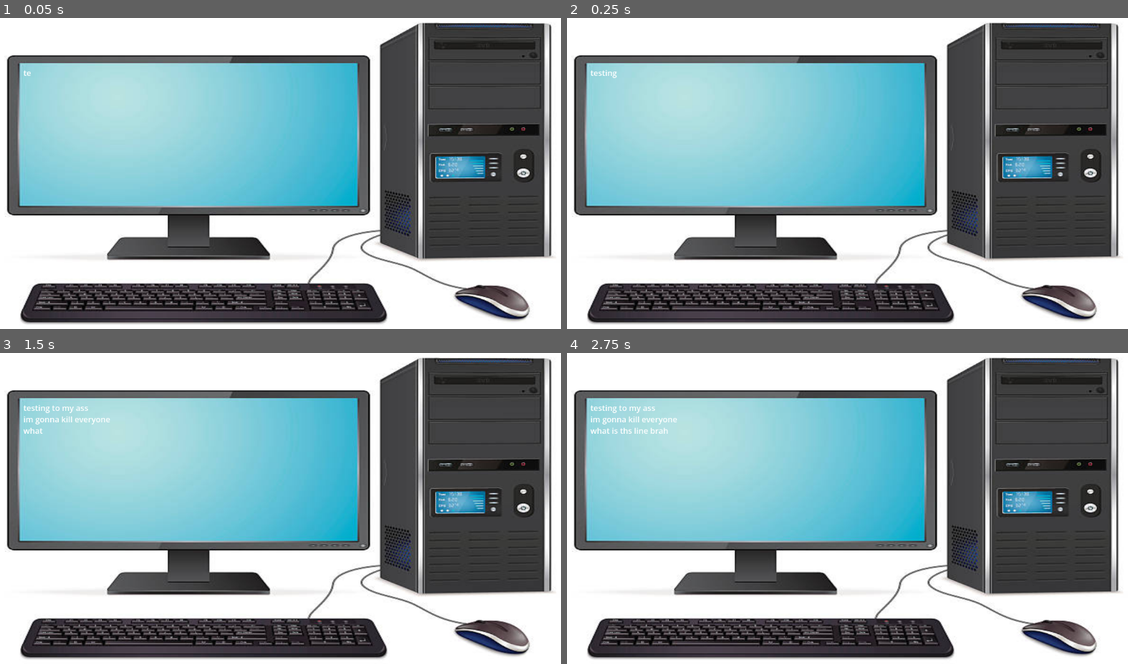
Above: before the commit, frames 1-4 (two rows, left to right).
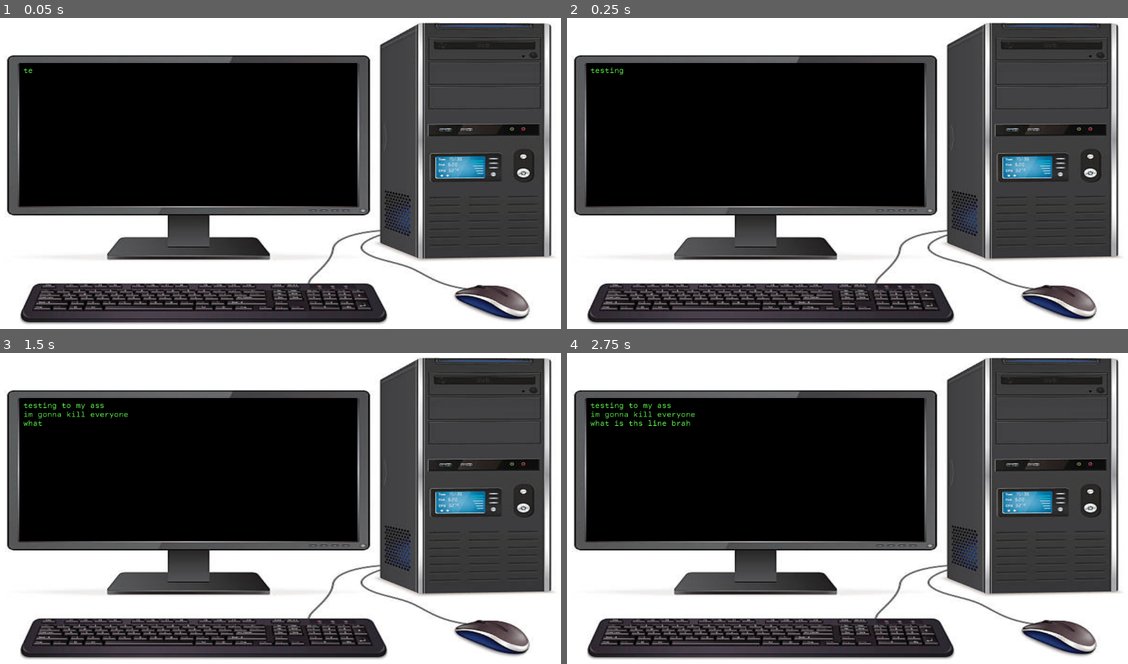
Above: after the commit, the same moments.

Repository: IgniFyris/Surveilled
Game: Godot game, scene res://Scenes/StartingMenu.tscn
Same seed, same stepped clock (60 frames per second), same inputs: the game is played once before the commit and once after it. The project has no main scene, so this scene is started directly.
Inputs:
- Up to frame 1 (0.05 s): no input
- Up to frame 2 (0.25 s): no input
- Up to frame 3 (1.5 s): tap Enter at 1.25 s
- Up to frame 4 (2.75 s): tap Space at 2 s

The runs differ from the first frame. In frame 1, 28% of the frame differs, in the area x 3-64%, y 14-61%; in frame 2, 28%; in frame 3, 28%; in frame 4, 28%.

Commit message:
feat: add theme changes to computer bg color and font

Diff:
--- a/Scenes/StartingMenu.tscn
+++ b/Scenes/StartingMenu.tscn
@@ -2,6 +2,8 @@
 
 [ext_resource type="Texture2D" uid="uid://c7h53wjsge2ll" path="res://Assets/StartingMenuBG.jpg" id="1_pxkw3"]
 [ext_resource type="Script" uid="uid://ewhff2mhtvdo" path="res://Scripts/starting_menu.gd" id="1_rgq4t"]
+[ext_resource type="FontFile" uid="uid://ptm1ayrjl0g4" path="res://Assets/Fonts/Courier Prime Code.ttf" id="3_bhq4f"]
+[ext_resource type="FontFile" uid="uid://dbvj2nfatqdix" path="res://Assets/Fonts/Courier Prime Code Italic.ttf" id="4_oduuu"]
 
 [node name="StartingMenu" type="Node2D" unique_id=1681848724]
 script = ExtResource("1_rgq4t")
@@ -12,11 +14,30 @@
 texture = ExtResource("1_pxkw3")
 
 [node name="CompScreen" type="RichTextLabel" parent="." unique_id=1537234732]
+z_index = 3
 offset_left = 63.0
 offset_top = 99.0
 offset_right = 727.0
 offset_bottom = 372.0
+theme_override_colors/default_color = Color(0.36862746, 0.94509804, 0.29803923, 1)
+theme_override_fonts/normal_font = ExtResource("3_bhq4f")
+theme_override_fonts/italics_font = ExtResource("4_oduuu")
 bbcode_enabled = true
 scroll_active = false
 scroll_following = true
 metadata/_edit_use_anchors_ = true
+
+[node name="EmailColor" type="ColorRect" parent="." unique_id=1341408892]
+z_index = 1
+offset_left = 55.0
+offset_top = 91.0
+offset_right = 735.0
+offset_bottom = 380.0
+
+[node name="HackColor" type="ColorRect" parent="." unique_id=425381504]
+z_index = 2
+offset_left = 55.0
+offset_top = 91.0
+offset_right = 735.0
+offset_bottom = 380.0
+color = Color(0, 0, 0, 1)
--- a/project.godot
+++ b/project.godot
@@ -12,6 +12,7 @@
 
 config/name="Surveilled"
 config/features=PackedStringArray("4.6", "GL Compatibility")
+boot_splash/bg_color=Color(0, 0, 0, 1)
 
 [file_customization]
 
Binary file added: Assets/Fonts/Courier Prime Code Italic.ttf
Not shown, added: Assets/Fonts/Courier Prime Code Italic.ttf.import
Binary file added: Assets/Fonts/Courier Prime Code.ttf
Not shown, added: Assets/Fonts/Courier Prime Code.ttf.import
Not shown, added: Licenses/OFL.txt
